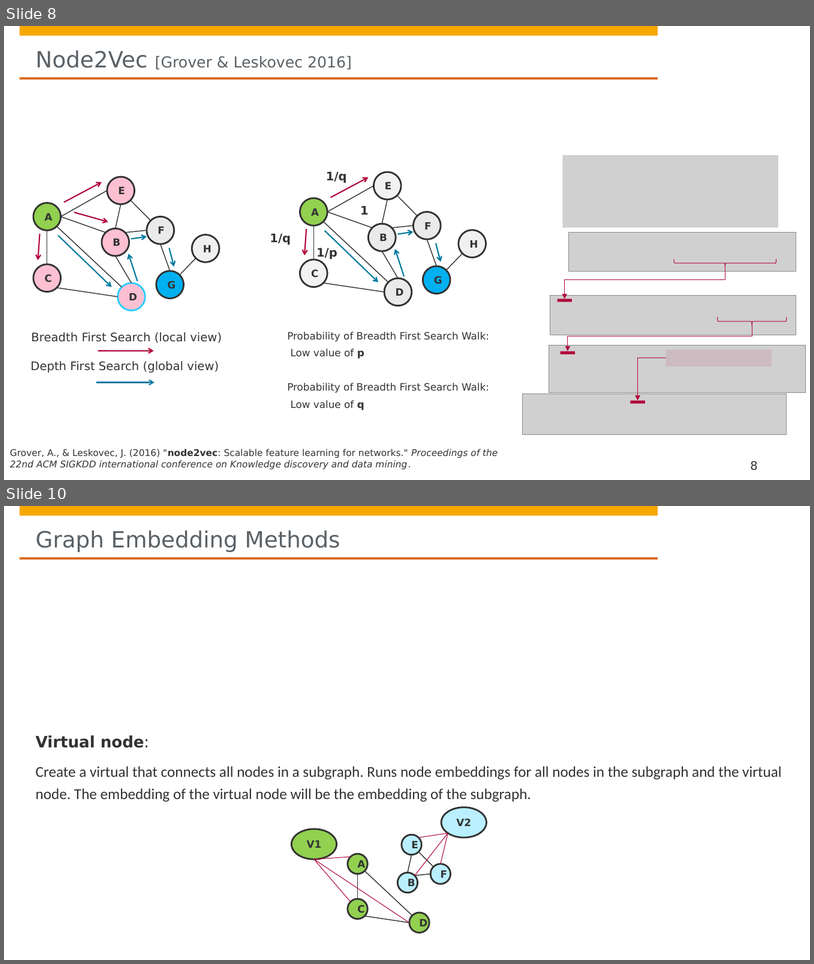
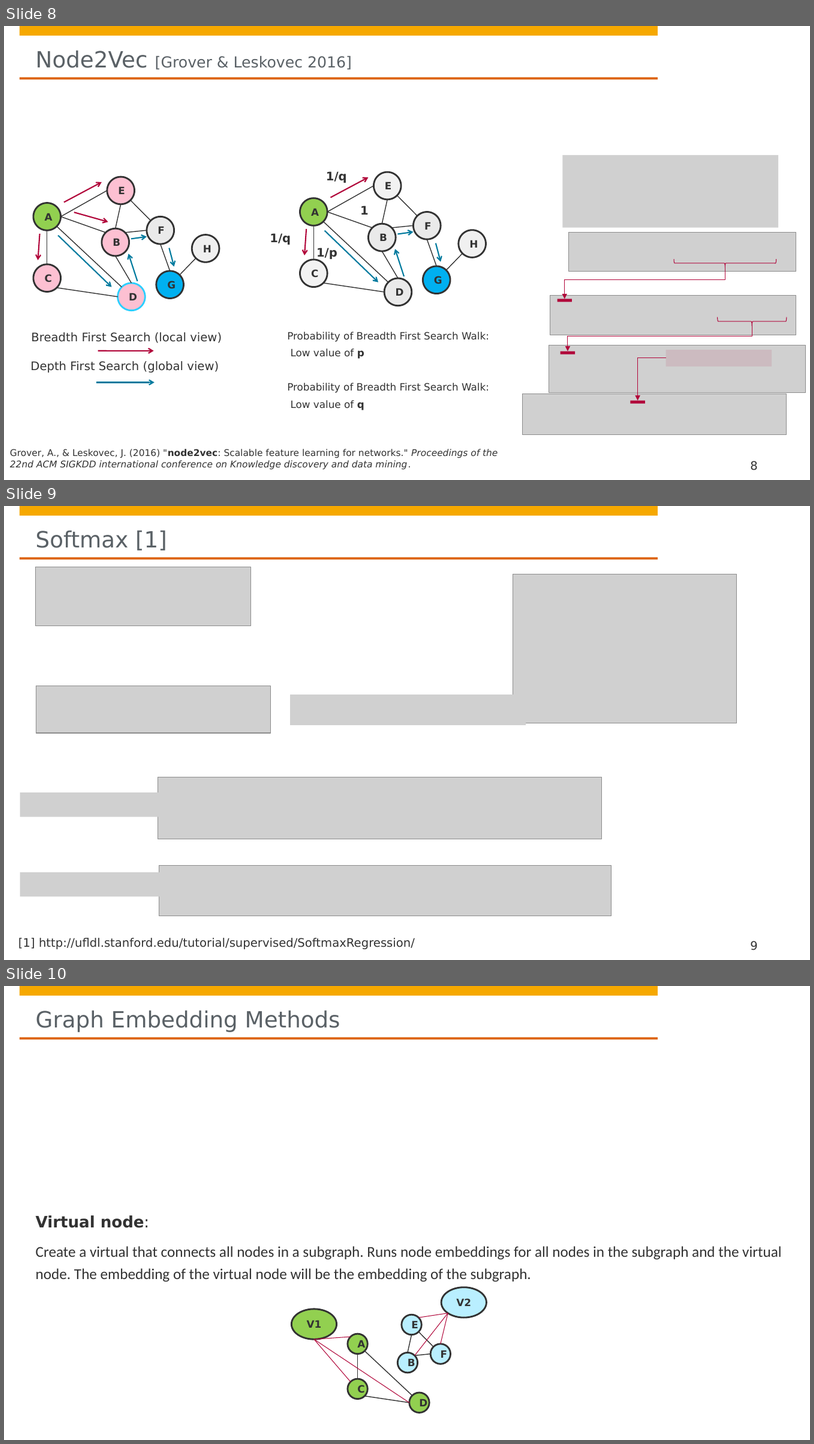
Before and after one commit to hpi-sam/GNN-Course-2020, a slide deck: 5. Learning Graph Representations.pptx. Shown one above the other, each under a label of ours: slides 8 and 10 before the commit, slides 8, 9 and 10 after it; the slides between them are not shown. The pictures are 814x964 and 814x1444 pixels, drawn with LibreOffice and Linux fonts; fonts in the diff are those of the drawing; grey boxes stand for pictures; background and template pictures are left out. Boxes give left, top, right and bottom in pixels: in the first picture for what was removed or moved away, otherwise in the second. Text is boxed around its words. In the diff, an @@ line names an element or a change of style, - is before the commit and + after.

Commit message:
Update 5. Learning Graph Representations.pptx
Added a slide on softmax

```diff
--- a/5. Learning Graph Representations.pptx
+++ b/5. Learning Graph Representations.pptx
@@ slide 9 added at [4, 506, 810, 960], background #FFFFFF; not listed: 4 template elements that a slide beside it also shows @@
@@ title added at [36, 530, 167, 550], 26.7 pt, text #5A6166 @@
+Softmax [1]
@@ picture added at [35, 567, 251, 626] @@
@@ picture added at [513, 574, 737, 723] @@
@@ picture added at [36, 686, 271, 733] @@
@@ picture added at [290, 694, 526, 724] @@
@@ picture added at [20, 792, 433, 816] @@
@@ picture added at [158, 777, 602, 839] @@
@@ picture added at [159, 865, 611, 916] @@
@@ picture added at [20, 872, 433, 896] @@
@@ text added at [18, 937, 415, 949], 14 pt, text #323232 @@
+[1] http://ufldl.stanford.edu/tutorial/supervised/SoftmaxRegression/
@@ page number added at [750, 940, 758, 950], 14 pt, text #323232 @@
+9
```
Also in this commit, not shown: 1 slide changed, 1 slide removed.
